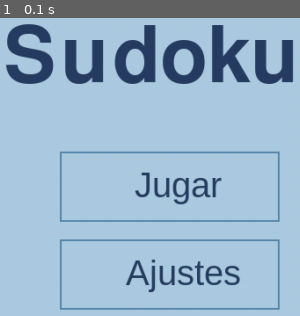
Above: before the commit, frame 1.
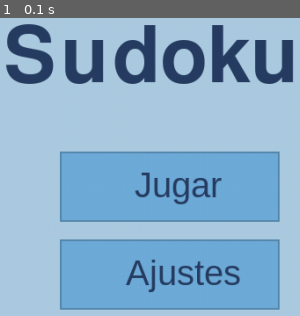
Above: after the commit, the same moment.

Repository: xxmileww/UTN-Pygame
Game: pygame game, started from main.py
Two runs of this game, one before a commit and one after it. Both use one fixed random seed, a clock stepped at 60 frames per second and the inputs below.
Inputs:
- Up to frame 1 (0.1 s): no input

The runs differ from the first frame. In frame 1, 31% of the frame differs, in the area x 20-93%, y 45-98%.

Commit message:
Update main.py

Diff:
--- a/main.py
+++ b/main.py
@@ -46,7 +46,9 @@
             if evento.type == pygame.QUIT:
                 pygame.quit()
                 quit()
+        pygame.draw.rect(pantalla, (111, 172, 217), boton_jugar)
         pygame.draw.rect(pantalla, (87, 137, 173), boton_jugar, 2)
+        pygame.draw.rect(pantalla, (111, 172, 217), boton_ajustes)
         pygame.draw.rect(pantalla, (87, 137, 173), boton_ajustes, 2)
         titulo = fuente_titulo.render("Sudoku", True, color_fuente)
         jugar = fuente_botones.render("Jugar", True, color_fuente)
